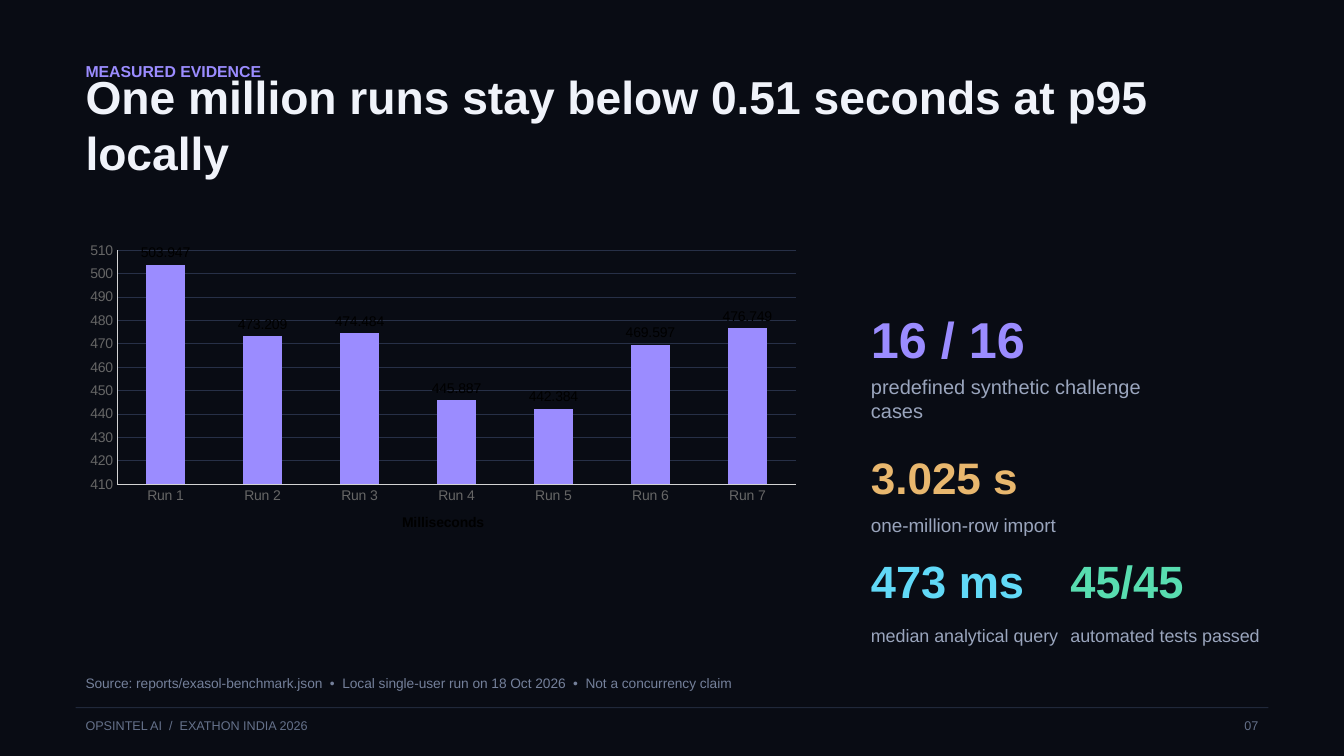
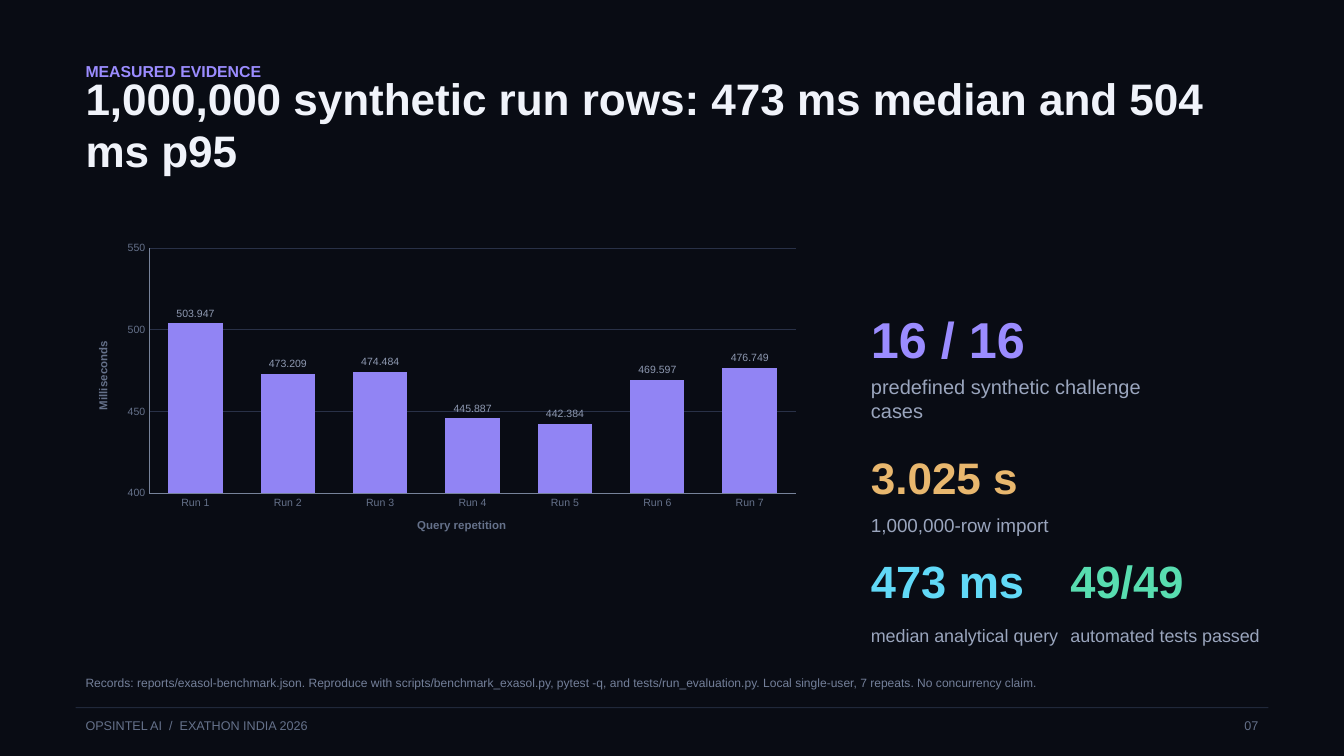
Before and after one commit to Anafa-thabassum/opsintel-ai, a slide deck: slide 7 of submission/opsintel-ai-pitch-deck.pptx. Drawn at 1344x756 pixels with LibreOffice and Linux fonts; fonts in the diff are those of the drawing. Boxes give left, top, right and bottom in pixels: in the first picture for what was removed or moved away, otherwise in the second. Text is boxed around its words. In the diff, an @@ line names an element or a change of style, - is before the commit and + after.

```diff
--- a/submission/opsintel-ai-pitch-deck.pptx
+++ b/submission/opsintel-ai-pitch-deck.pptx
@@ text at (86,83,1202,176): text changed; size 33 to 31.5 pt @@
-One million runs stay below 0.51 seconds at p95 locally
+1,000,000 synthetic run rows: 473 ms median and 504 ms p95
@@ column chart at (76,236,811,551) @@
@@ colour of Series 1 #9B8CFF to #9184F4 @@
@@ data labels of Series 1 changed @@
@@ category axis title "Milliseconds " to "Query repetition " @@
@@ value axis title "" to "Milliseconds " @@
@@ category axis changed @@
@@ value axis changed @@
@@ bar spacing changed @@
@@ text at (871,518,1048,536): text changed @@
-one-million-row import
+1,000,000-row import
@@ text at (1070,565,1183,599): text changed @@
-45/45
+49/49
@@ text at (86,678,1036,690): text changed; size 9.8 to 8.6 pt @@
-Source: reports/exasol-benchmark.json • Local single-user run on 18 Oct 2026 • Not a concurrency claim
+Records: reports/exasol-benchmark.json. Reproduce with scripts/benchmark_exasol.py, pytest -q, and tests/run_evaluation.py. Local single-user, 7 repeats. No concurrency claim.
```
Also in this commit, not shown: 7 other slides changed, 16 other files.
